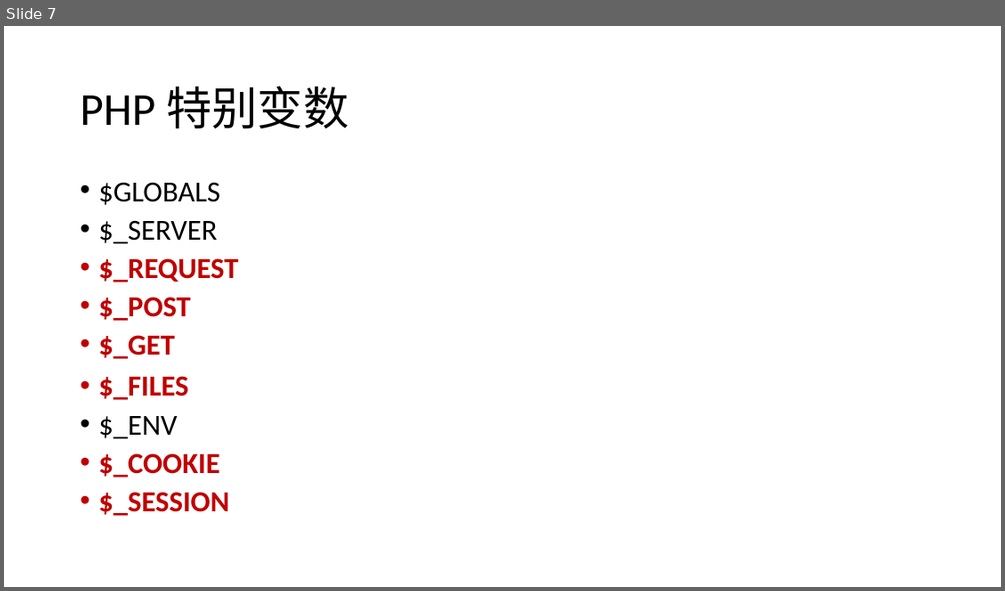
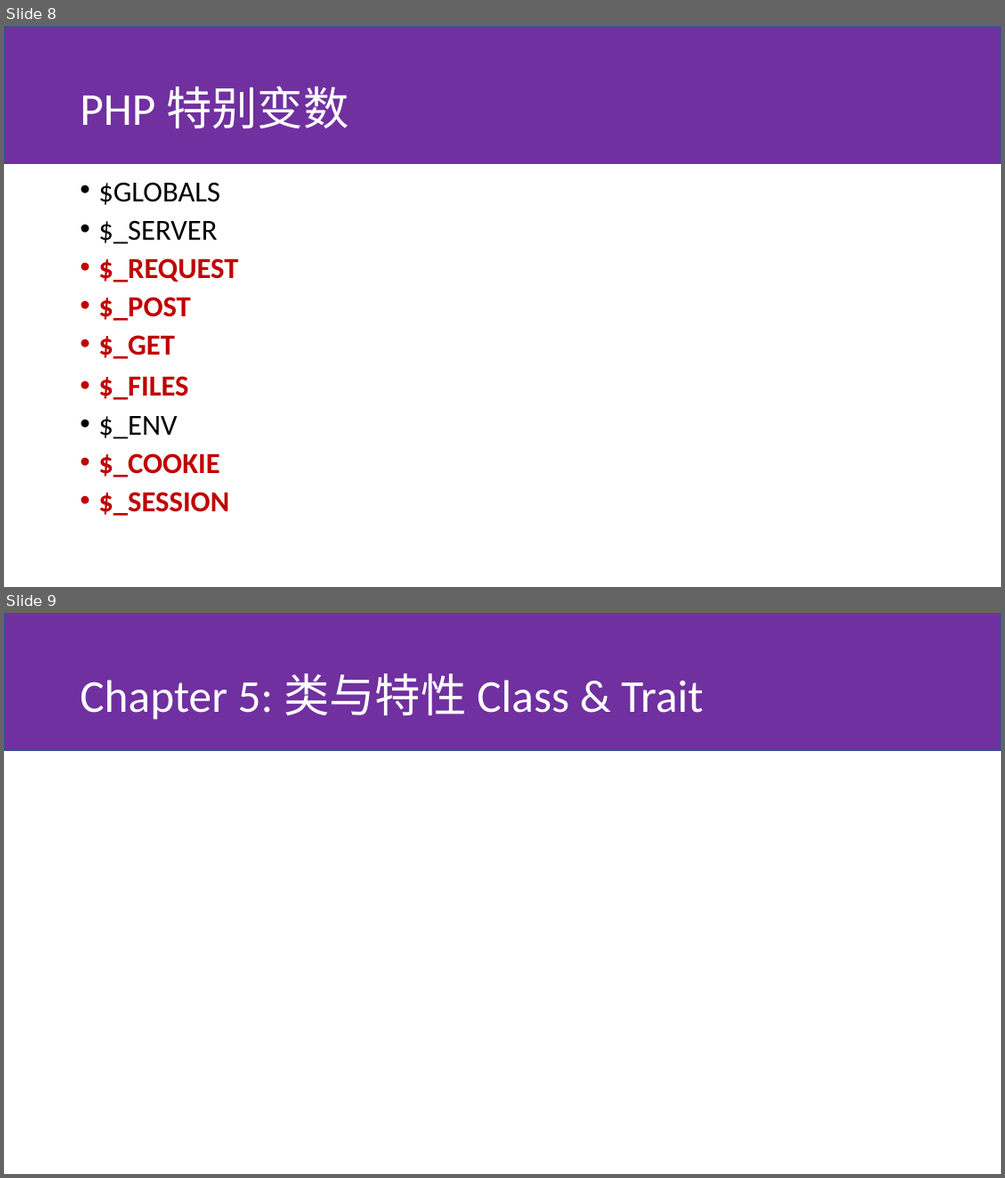
Before and after one commit to huiyang/php-lesson, a slide deck: slide.pptx. Shown one above the other, each under a label of ours: slide 7 before the commit, slides 8 and 9 after it. The pictures are 1005x591 and 1005x1178 pixels, drawn with LibreOffice and Linux fonts; fonts in the diff are those of the drawing. Boxes give left, top, right and bottom in pixels: in the first picture for what was removed or moved away, otherwise in the second. Text is boxed around its words. In the diff, an @@ line names an element or a change of style, - is before the commit and + after.

```diff
--- a/slide.pptx
+++ b/slide.pptx
@@ slide 9 added at (4, 613, 1001, 1174), background #FFFFFF; not listed: 1 template element that a slide beside it also shows @@
@@ title added at (80, 674, 703, 720), 44 pt, text #FFFFFF @@
+Chapter 5: 类与特性 Class & Trait
@@ what was slide 7 is now slide 8 @@
@@ slide 8 changed as well @@
@@ rectangle added at (4, 26, 1001, 164), fill #7030A0, outline #325491 1 pt @@
@@ title "PHP 特别变数" at (80, 86, 348, 128): text colour #000000 to #FFFFFF @@
```
Also in this commit, not shown: 9 other slides changed, 4 other slides added, 1 slide removed, 6 other files.
